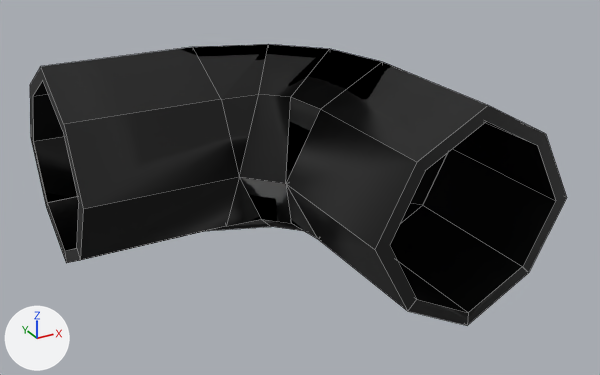
An edit to the FBX model Assets/_Project/Models/Elements/cable_knee.fbx, drawn before and after from the same camera.
The view is the same before and after, from a camera (50 mm lens) standing at (-0.78, -1.524, 0.689) and looking at (0.025, -0.061, -0.042). Lighting does not change. The marker at lower left points along +X, +Y and +Z. Mesh edges are drawn as thin lines.

Before the edit, the objects in view are built like this:
```python
me_cylinder_007 = bpy.data.meshes.new('Cylinder.007')
me_cylinder_007.from_pydata(...)  # 109 vertices, 122 faces; spans x -44.2..42.3, y -42.5..44.8, z -24.2..21.8
me_cylinder_007.materials.append(mat_cable_case)  # black #000000
ob_cable_001 = bpy.data.objects.new('cable.001', me_cylinder_007)
ob_cable_001.location = (0.0, 0.0, -0.012)
ob_cable_001.rotation_euler = (-3.142, 0.0, 0.0)  # degrees (-180, 0, 0)
ob_cable_001.scale = (0.01, 0.01, 0.01)
```
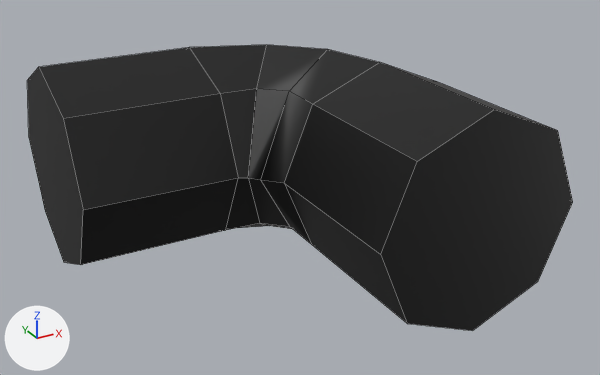
Where the change shows, as pixel boxes [x1, y1, x2, y2] in the pictures (600 x 375 px):
'cable.001', reshaped, moved, rescaled: before [30, 44, 567, 325]; after [27, 45, 573, 331]
part 1 of me_cylinder_007, deleted (black): before [30, 44, 567, 325]
part 2 of me_cylinder_007, built on (black): after [27, 45, 573, 331]

The edits, one by one:
me_cylinder_007 is used by ob_cable_001; location (0.0, 0.0, -0.012); rotation (-3.142, 0.0, 0.0), in degrees (-180, 0, 0); scale (0.01, 0.01, 0.01).
me_cylinder_007 had 109 vertices, 122 faces and spanned x -44.2..42.3, y -42.5..44.8, z -24.2..21.8.
me_cylinder_007 now has 48 vertices, 43 faces and spans x -4465.1..4170.9, y -4304.2..4690.9, z -2285.9..2285.9.
me_cylinder_007 part 1: the loose piece of 108 vertices spanning x -44.2..42.3, y -42.5..44.8, z -24.2..21.8 is deleted.
Part 2, on me_cylinder_007:
1 vertex is removed from x -44.2, y -6.4, z 11.9.
35 vertices are added at x -4465.1..4170.9, y -4272.8..1107.4, z -2285.9..2285.9.
8 new vertices lie (0.0, 3583.5, 0.0) away from vertices in x -397.5..4170.9, y 1107.4, z -2285.9..2285.9.
5 new vertices lie (3330.5, -31.4, 0.0) away from vertices in x -4465.1..-4454.5, y -4272.8..-1979.7, z -2285.9..2285.9.
43 new faces join them.
Object 'cable.001' (ob_cable_001) moves from (0.0, 0.0, -0.012) to (0.0, 0.0, 0.0).
Object 'cable.001' (ob_cable_001) is rescaled from (0.01, 0.01, 0.01) to (0.0001, 0.0001, 0.0001).
